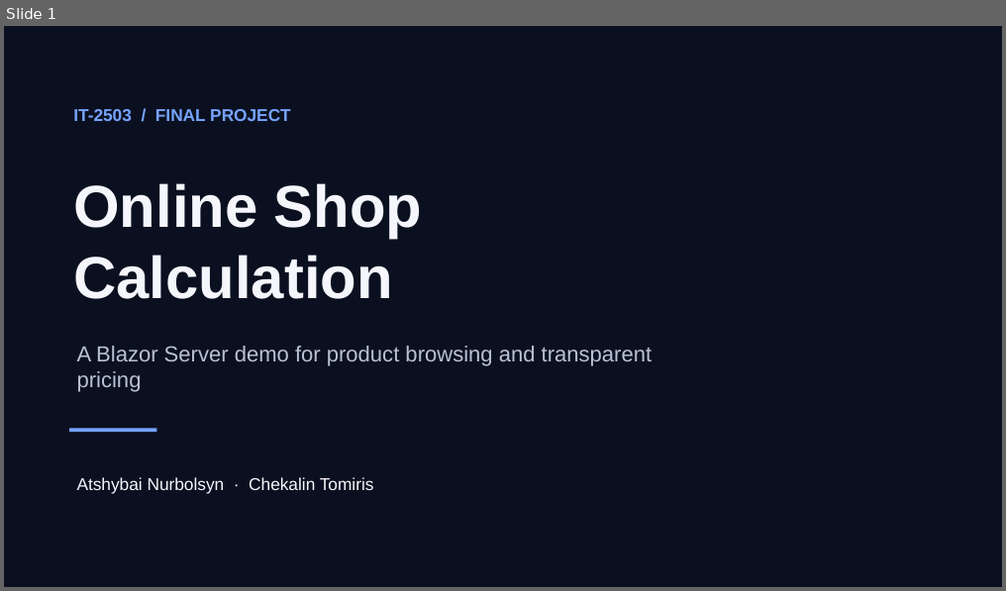
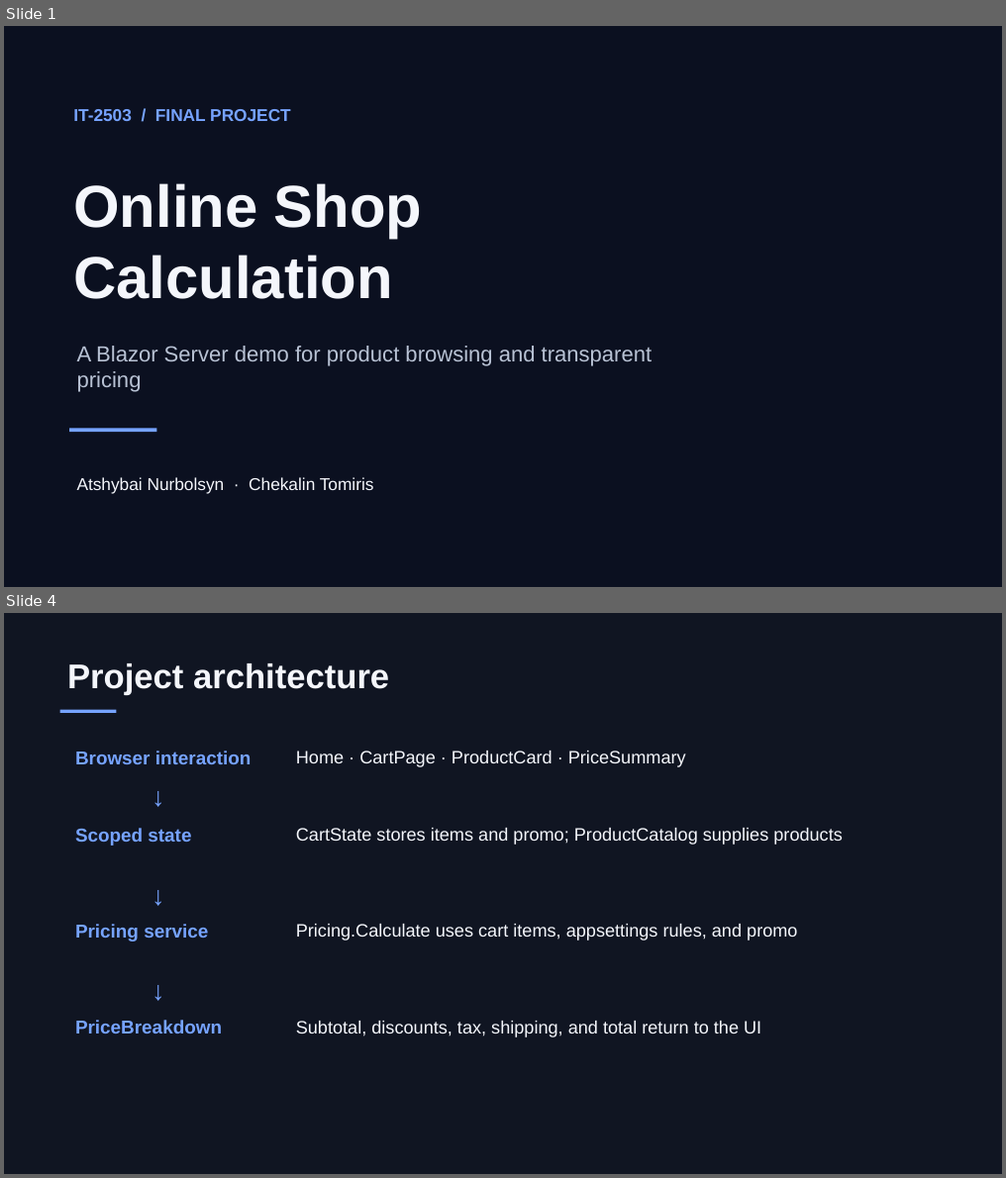
Before and after one commit to nurbolsyna2-prog/IFT_-FINAL_IT2503, a slide deck: presentation/Online-Shop-Calculation-Defense.pptx. Shown one above the other, each under a label of ours: slide 1 before the commit, slides 1 and 4 after it; the slides between them are not shown. The pictures are 1006x591 and 1006x1178 pixels, drawn with LibreOffice and Linux fonts; fonts in the diff are those of the drawing. Boxes give left, top, right and bottom in pixels: in the first picture for what was removed or moved away, otherwise in the second. Text is boxed around its words. In the diff, an @@ line names an element or a change of style, - is before the commit and + after.

Commit message:
Align defense materials with project requirements

```diff
--- a/presentation/Online-Shop-Calculation-Defense.pptx
+++ b/presentation/Online-Shop-Calculation-Defense.pptx
@@ slide 4 added at [4,613,1002,1174], background #101522 @@
@@ text added at [67,663,389,695], 33 pt, text #F4F6FB, bold @@
+Project architecture
@@ rectangle added at [60,710,116,713], fill #76A3FF @@
@@ text added at [75,751,252,764], 18 pt, text #76A3FF, bold @@
+Browser interaction
@@ text added at [296,751,686,767], 17.2 pt, text #F4F6FB @@
+Home · CartPage · ProductCard · PriceSummary
@@ text added at [145,777,183,808], 25.5 pt, text #76A3FF @@
+↓
@@ text added at [75,828,191,846], 18 pt, text #76A3FF, bold @@
+Scoped state
@@ text added at [296,828,843,845], 17.2 pt, text #F4F6FB @@
+CartState stores items and promo; ProductCatalog supplies products
@@ text added at [145,875,183,906], 25.5 pt, text #76A3FF @@
+↓
@@ text added at [75,924,208,942], 18 pt, text #76A3FF, bold @@
+Pricing service
@@ text added at [296,924,797,941], 17.2 pt, text #F4F6FB @@
+Pricing.Calculate uses cart items, appsettings rules, and promo
@@ text added at [145,970,183,1001], 25.5 pt, text #76A3FF @@
+↓
@@ text added at [75,1020,222,1034], 18 pt, text #76A3FF, bold @@
+PriceBreakdown
@@ text added at [296,1021,761,1038], 17.2 pt, text #F4F6FB @@
+Subtotal, discounts, tax, shipping, and total return to the UI
```
Also in this commit, not shown: 1 slide changed, 3 other slides added, 1 slide removed, 1 other file.
